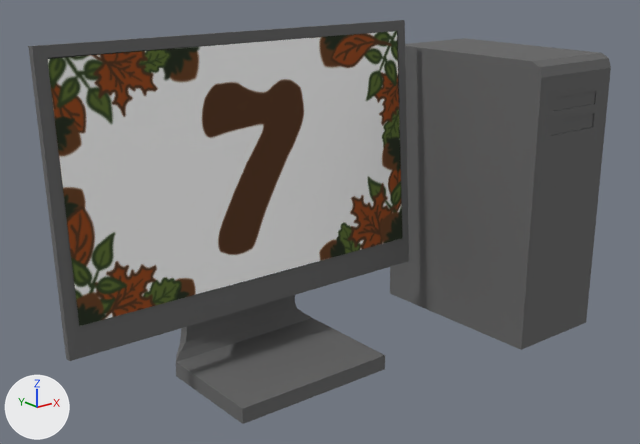
A saved change to the OBJ model public/models/computer7.obj.
Both versions are drawn from a 50 mm lens placed at (-4.64, -7.3, 4.04), pointed at (0.47, -0.92, 1.49). The lights are fixed; the arrows at lower left show +X, +Y and +Z. Where no turn or scale is listed for an object, it has been applied to the vertices.

The first picture shows 'Fläche.001', 'computer.001'.
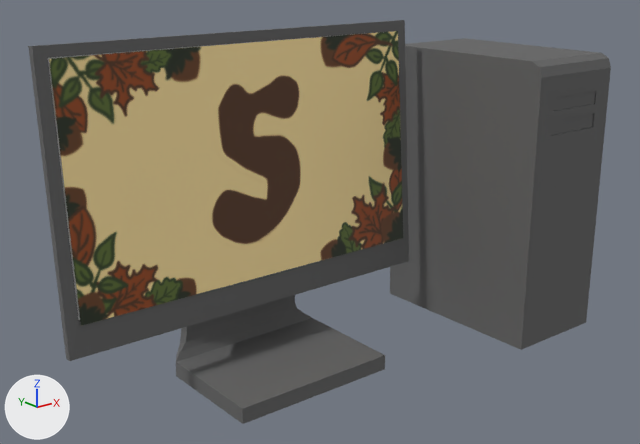
Diff of the bpy script that builds the scene:
```diff
--- a/public/models/computer7.obj.py
+++ b/public/models/computer7.obj.py
@@ img_5_png @@
+img_5_png = load_image('5.png', '../textures/5.png', 380, 220, 'sRGB')
@@ mat_computermaterial_002 @@
+mat_computermaterial_002 = principled_material('ComputerMaterial.002')
+mat_computermaterial_002.texture = img_5_png
+mat_computermaterial_002.roughness = 0.526
@@ me_fläche_001 @@
 me_fläche_001.from_pydata(...)  # 4 vertices, 1 face; spans x -1.89..1.89, y -0.6..-0.42, z 0.94..3.18
-me_fläche_001.materials.append(mat_computermaterial_003)  # picture img_7_png
+me_fläche_001.materials.append(mat_computermaterial_002)  # picture img_5_png
```

Boxes (x1, y1, x2, y2) around the edits, measured in the pictures (640 x 444 px):
'Fläche.001', recoloured (grey to yellow)
    both: (47, 31, 403, 326)
